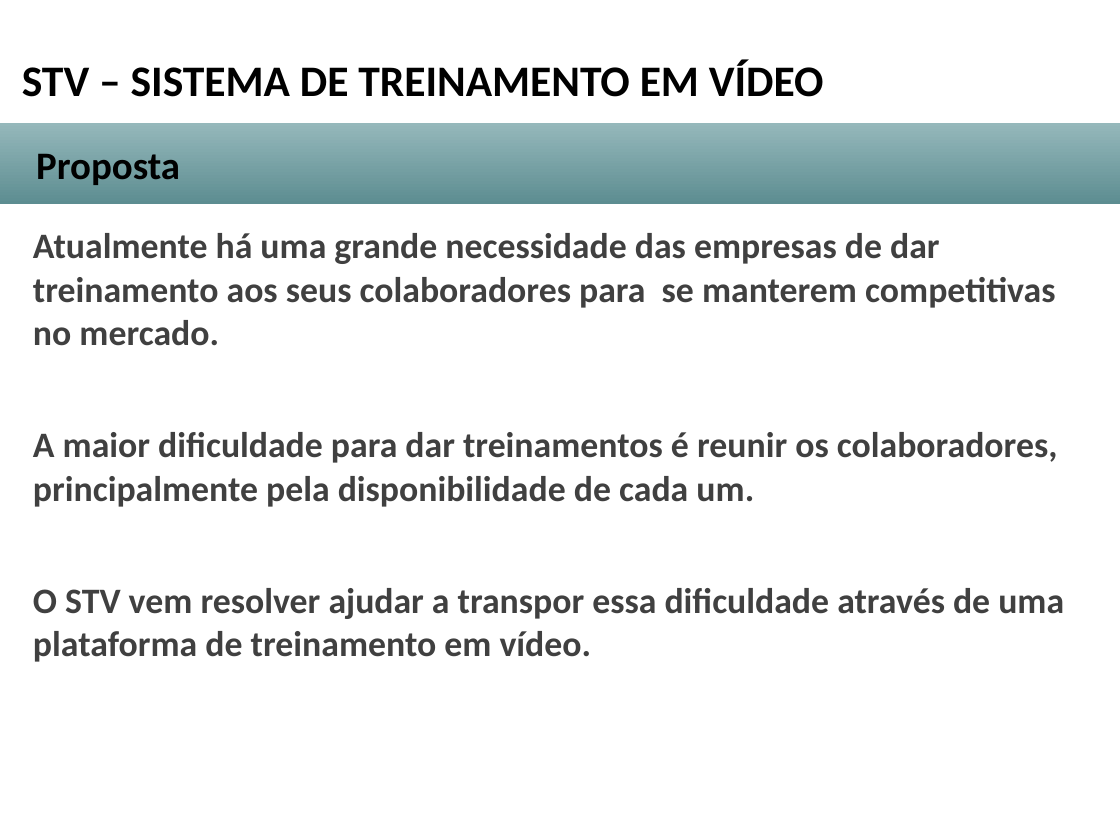
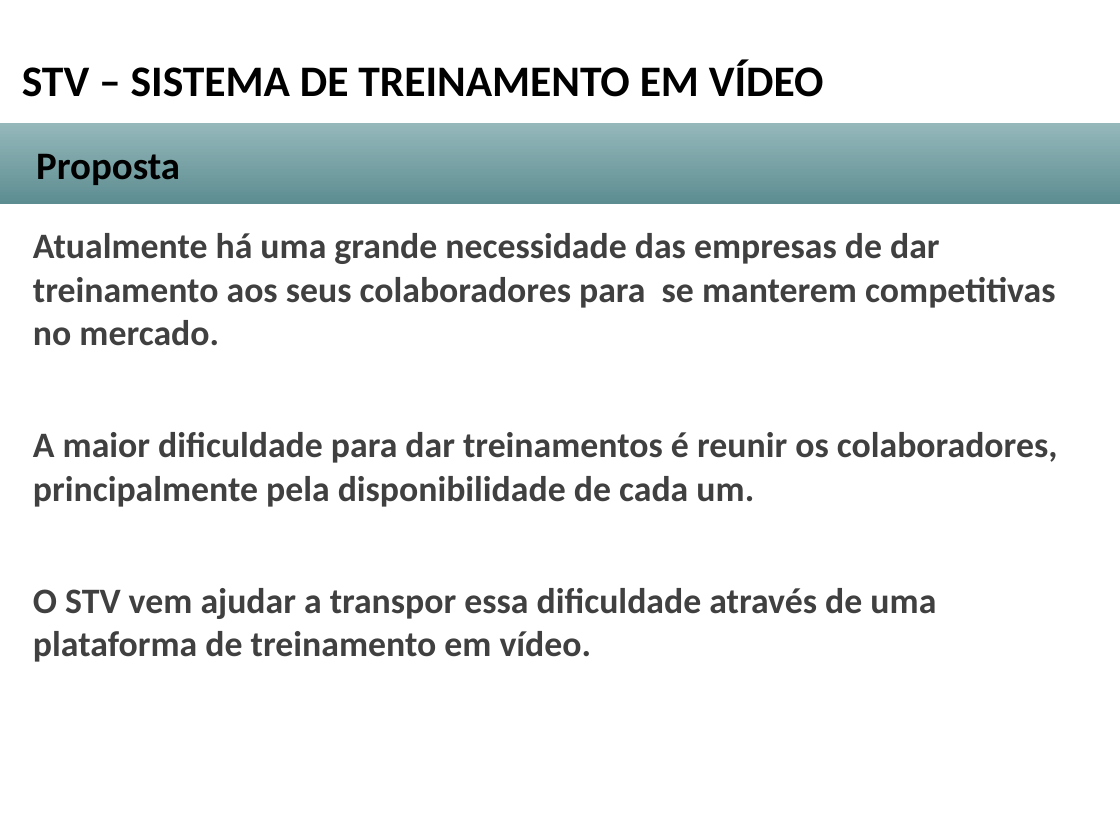
Before and after one commit to evaldoavelar/STV, a slide deck: slide 2 of puc/Apresentacao.odp. Drawn at 1120x840 pixels with LibreOffice and Linux fonts; fonts in the diff are those of the drawing; background and template pictures are left out. Boxes give left, top, right and bottom in pixels: in the first picture for what was removed or moved away, otherwise in the second. Text is boxed around its words. In the diff, an @@ line names an element or a change of style, - is before the commit and + after.

```diff
--- a/puc/Apresentacao.odp
+++ b/puc/Apresentacao.odp
@@ text at (x1=33, y1=588, x2=936, y2=662): text changed @@
-O STV vem resolver ajudar a transpor essa dificuldade através de uma plataforma de treinamento em vídeo.
+O STV vem ajudar a transpor essa dificuldade através de uma plataforma de treinamento em vídeo.
```
Also in this commit, not shown: 3 other slides changed, 6 other files.
